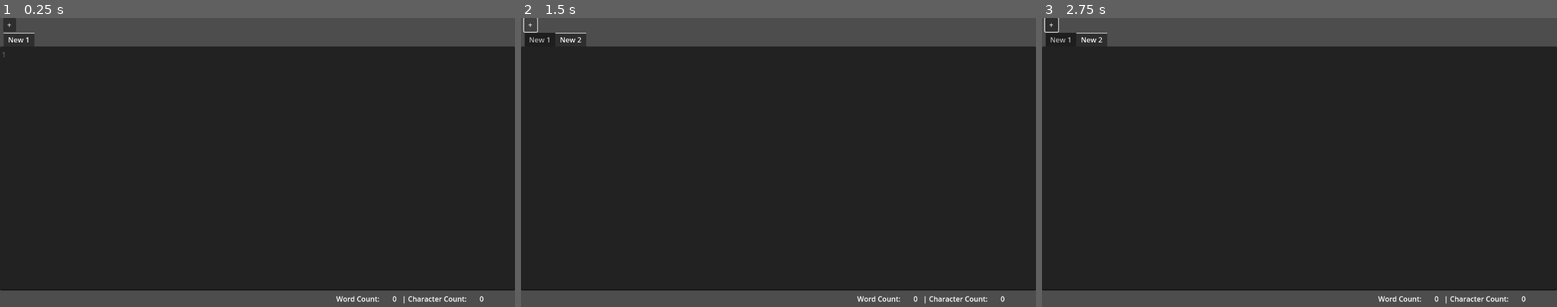
Above: before the commit, frames 1-3 (left to right).
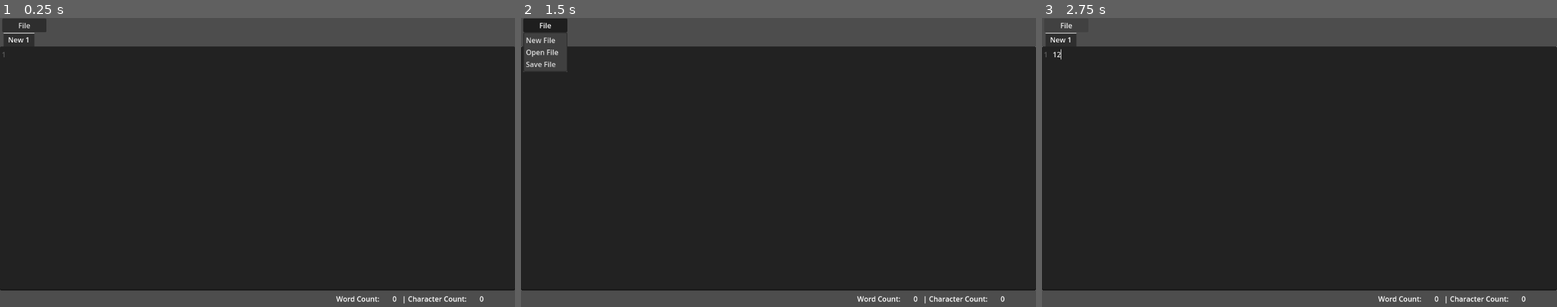
Above: after the commit, the same moments.

Repository: JacobMundy/Worst-Editor
Game: Godot game, scene res://Main.tscn
Two runs of this game, one before a commit and one after it. Both use one fixed random seed, a clock stepped at 60 frames per second and the inputs below.
Inputs (mouse positions are in pixels of both pictures, inside the frame that each line leads up to):
- Up to frame 1 (0.25 s): no input
- Up to frame 2 (1.5 s): click (778, 168) at 0.52 s; type "12" at 0.6 s; click (531, 23) at 1.25 s, where only the run before the commit has a clickable "+"
- Up to frame 3 (2.75 s): click (1067, 26) at 2 s, where only the run after the commit has a clickable "File"

The runs differ from the first frame. In frame 1, 0.3% of the frame differs, in the area x 0-10%, y 0-5%; in frame 2, 1.5%, in the area x 0-100%, y 0-19%; in frame 3, 0.4%.

Commit message:
New File button changed to file dropdown
- holds several different file options (open, save, and new)
- other files changed to accomodate this

Diff:
--- a/Main.gd
+++ b/Main.gd
@@ -1,7 +1,7 @@
 extends Node2D
 
 @onready var tab_container = $TabContainer
-@onready var add_tab_button = $AddTabButton
+#@onready var add_tab_button = $AddTabButton
 @onready var word_counter = $WordCounter
 @onready var root = get_tree().root
 @onready var command_palette = $CommandPalette
@@ -14,7 +14,6 @@
 
 func _ready():
 	# Connect the button's signal to a method
-	add_tab_button.connect("pressed", Callable(self, "_on_AddTabButton_pressed"))
 	root.connect("size_changed", Callable(self,"_on_window_resized"))
 	_on_window_resized()
 
@@ -37,13 +36,3 @@
 	tab_container.size = tab_container_size
 	word_counter.size = word_counter_size
 	word_counter.position = word_counter_position
-
-
-func _on_AddTabButton_pressed():
-	# Logic to add a new tab to the TabContainer
-	var new_tab = CodeEdit.new()
-	tab_number += 1
-	new_tab.name = "New "  + str(tab_number)
-	word_counter.set_new_text_edit(new_tab)
-	tab_container.add_child(new_tab)
-	tab_container.call_deferred("set_current_tab", tab_container.get_tab_count() - 1)  # Switch to the new tab
--- a/Main.tscn
+++ b/Main.tscn
@@ -8,12 +8,6 @@
 
 [node name="Main" type="Node2D"]
 script = ExtResource("1_5tgg4")
-
-[node name="AddTabButton" type="Button" parent="."]
-offset_left = 7.0
-offset_right = 36.0
-offset_bottom = 31.0
-text = "+"
 
 [node name="TabContainer" type="TabContainer" parent="."]
 offset_top = 33.0
@@ -96,6 +90,7 @@
 size = Vector2i(700, 350)
 ok_button_text = "Open"
 file_mode = 0
+access = 2
 
 [node name="CommandPalette" type="Window" parent="."]
 title = "Command Palette"
@@ -118,10 +113,26 @@
 anchors_preset = 15
 anchor_right = 1.0
 anchor_bottom = 1.0
-offset_left = -1.0
-offset_top = 37.0
-offset_right = 416.0
-offset_bottom = 67.0
+offset_left = 731.0
+offset_top = 624.0
+offset_right = 1148.0
+offset_bottom = 654.0
 grow_horizontal = 2
 grow_vertical = 2
+text = "Word Count: 0 |              Character Count "
 script = ExtResource("3_ltlx6")
+
+[node name="FileMenuButton" type="MenuButton" parent="."]
+offset_left = 5.0
+offset_top = 1.0
+offset_right = 104.0
+offset_bottom = 32.0
+text = "File"
+flat = false
+item_count = 3
+popup/item_0/text = "New File"
+popup/item_0/id = 0
+popup/item_1/text = "Open File"
+popup/item_1/id = 1
+popup/item_2/text = "Save File"
+popup/item_2/id = 2
--- a/TabContainer.gd
+++ b/TabContainer.gd
@@ -7,10 +7,9 @@
 @onready var save_file_dialog = get_node("../SaveFileDialog")
 @onready var open_file_dialog = get_node("../OpenFileDialog")
 @onready var command_palette = get_node("../CommandPalette")
+@onready var file_button_menu = get_node("../FileMenuButton")
 
 # TODO: closing file needs to ask if file should be saved
-# TODO: add command pallete that shows different commands
-# TODO: add word counter
 var last_time_clicked = 0
 var double_click_threshold = 0.15
 var directories = {}
@@ -23,9 +22,10 @@
 	connect("tab_changed", Callable(self, "_on_tab_change"))
 	save_file_dialog.connect("file_selected", Callable(self, "_on_file_selected"))
 	open_file_dialog.connect("file_selected", Callable(self, "load_file"))
+	file_button_menu.get_popup().connect("id_pressed", Callable(self, "_on_file_menu_item_pressed"))
 	load_state()
 
-
+# Detect one of the possible file commands
 func _input(event):
 	if Input.is_key_pressed(KEY_CTRL):
 		if event.is_action_released("close_current_tab") and len(self.get_children()) > 0:
@@ -42,7 +42,37 @@
 		elif event.is_action_released("open_file"):
 			open_file_dialog.popup_centered()
 
+# Add this new function to handle menu item selection
+func _on_file_menu_item_pressed(id):
+	match id:
+		0:
+			_on_file_menu_new_pressed()
+		1:
+			_on_file_menu_open_pressed()
+		2:
+			_on_file_menu_save_pressed()
 
+func _on_file_menu_new_pressed():
+	# Logic to add a new tab
+	var new_tab = CodeEdit.new()
+	main.tab_number += 1
+	new_tab.name = "New " + str(main.tab_number)
+	word_counter.set_new_text_edit(new_tab)
+	add_child(new_tab)
+	call_deferred("set_current_tab", get_tab_count() - 1)  # Switch to the new tab
+
+func _on_file_menu_open_pressed():
+	open_file_dialog.popup_centered()
+
+func _on_file_menu_save_pressed():
+	var selected_tab = get_child(current_tab)
+	var file_path = selected_tab.name
+	if file_path in directories and FileAccess.file_exists(directories[file_path]):
+		save_file(directories[file_path])
+	else:
+		# Open the FileDialog for the user to select a save location
+		save_file_dialog.set_mode(FileDialog.FILE_MODE_SAVE_FILE)
+		save_file_dialog.popup_centered()
 
 # Detect close and try to save state
 func _notification(what):
